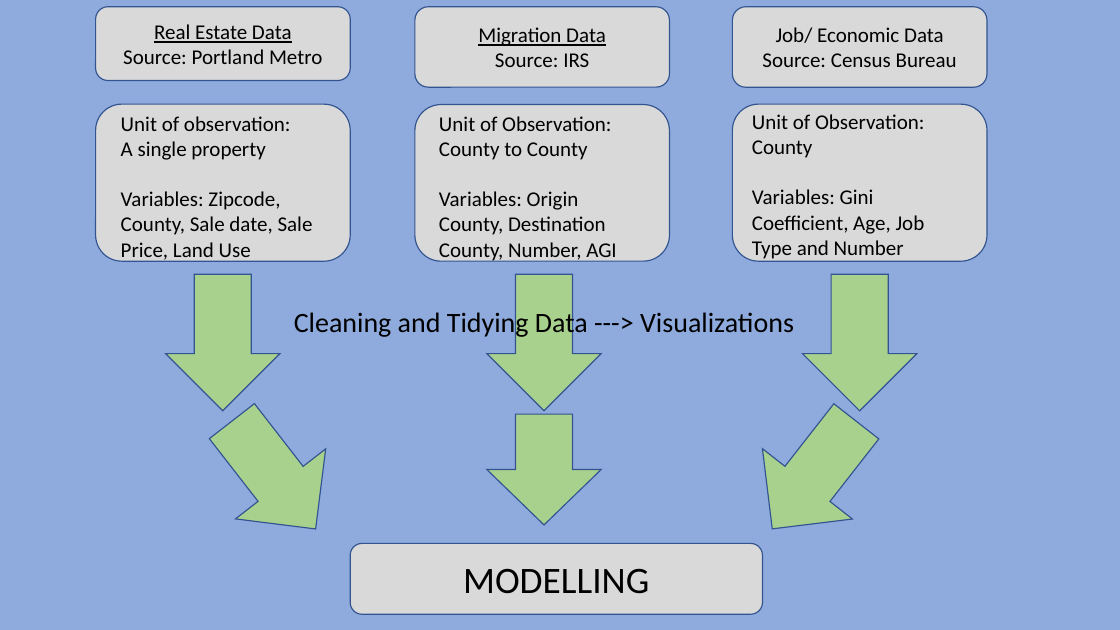
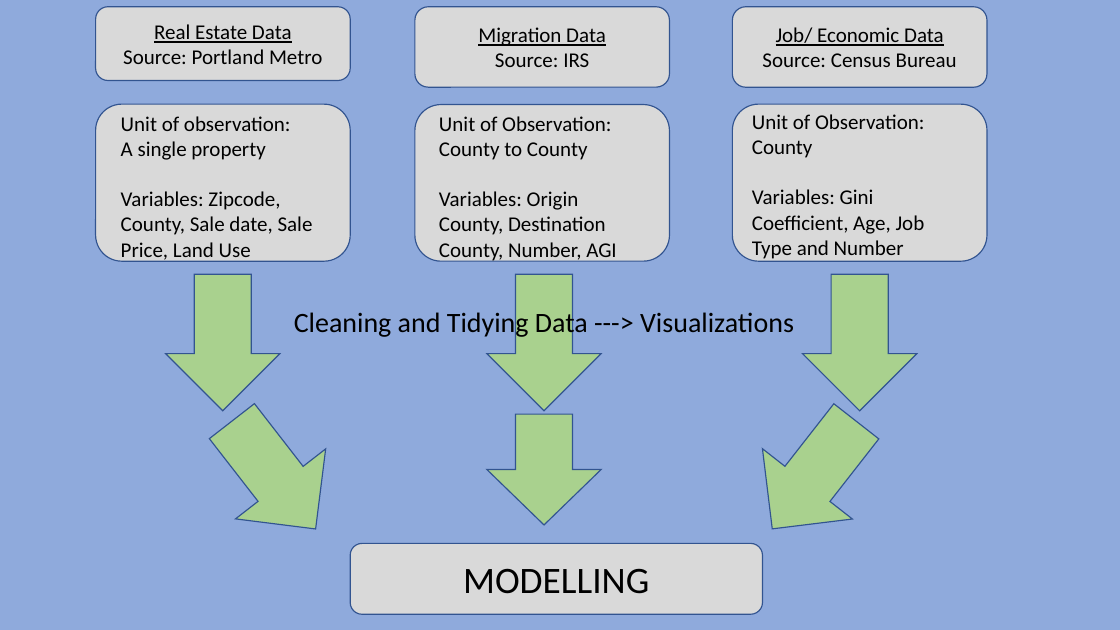
Before and after one commit to ds-civic-data/sd-pdx-sea, a slide deck: slide 3 of documents/Presentation.pptx (slide 2 before the commit). Drawn at 1120x630 pixels with LibreOffice and Linux fonts; fonts in the diff are those of the drawing. Boxes give left, top, right and bottom in pixels: in the first picture for what was removed or moved away, otherwise in the second. Text is boxed around its words. In the diff, an @@ line names an element or a change of style, - is before the commit and + after.

Commit message:
Presentation update, JB

```diff
--- a/documents/Presentation.pptx
+++ b/documents/Presentation.pptx
@@ text in rounded rectangle at (776, 27, 944, 46): underline on in "Job/ Economic Data" @@
```
Also in this commit, not shown: 1 slide added.
